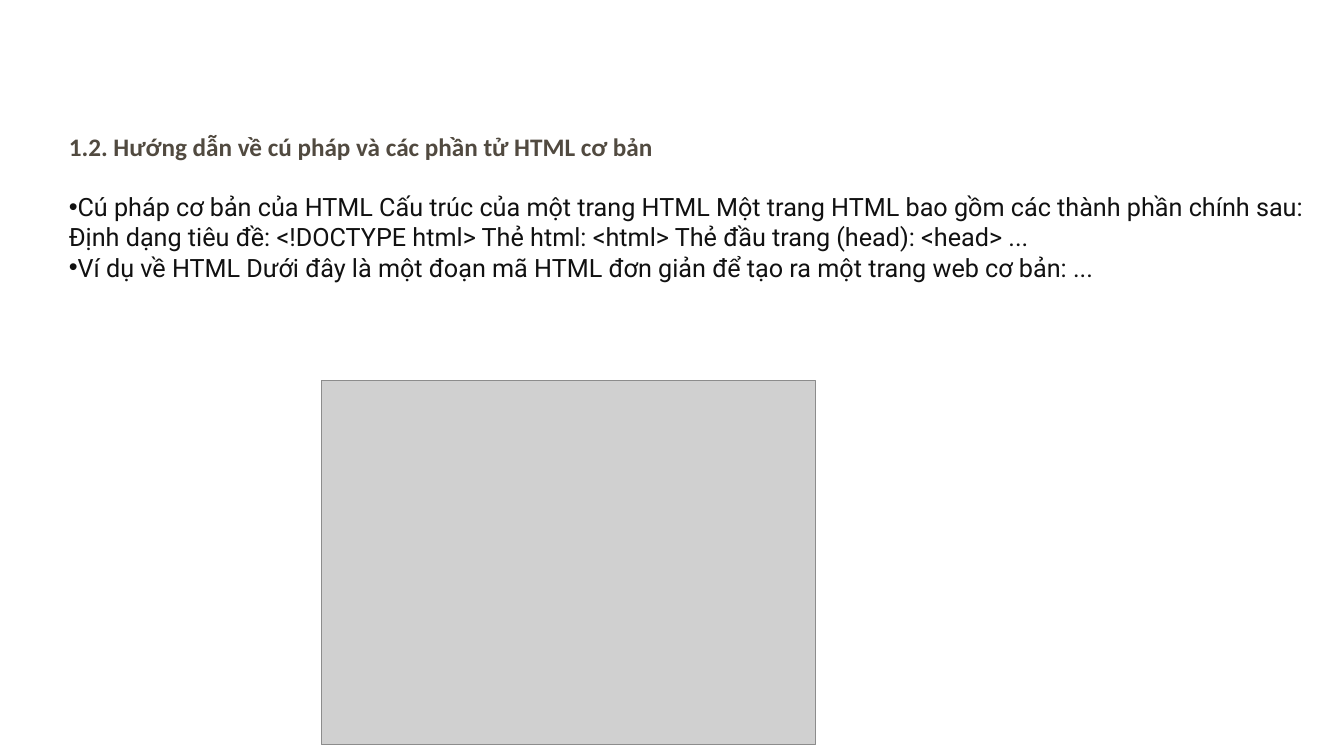
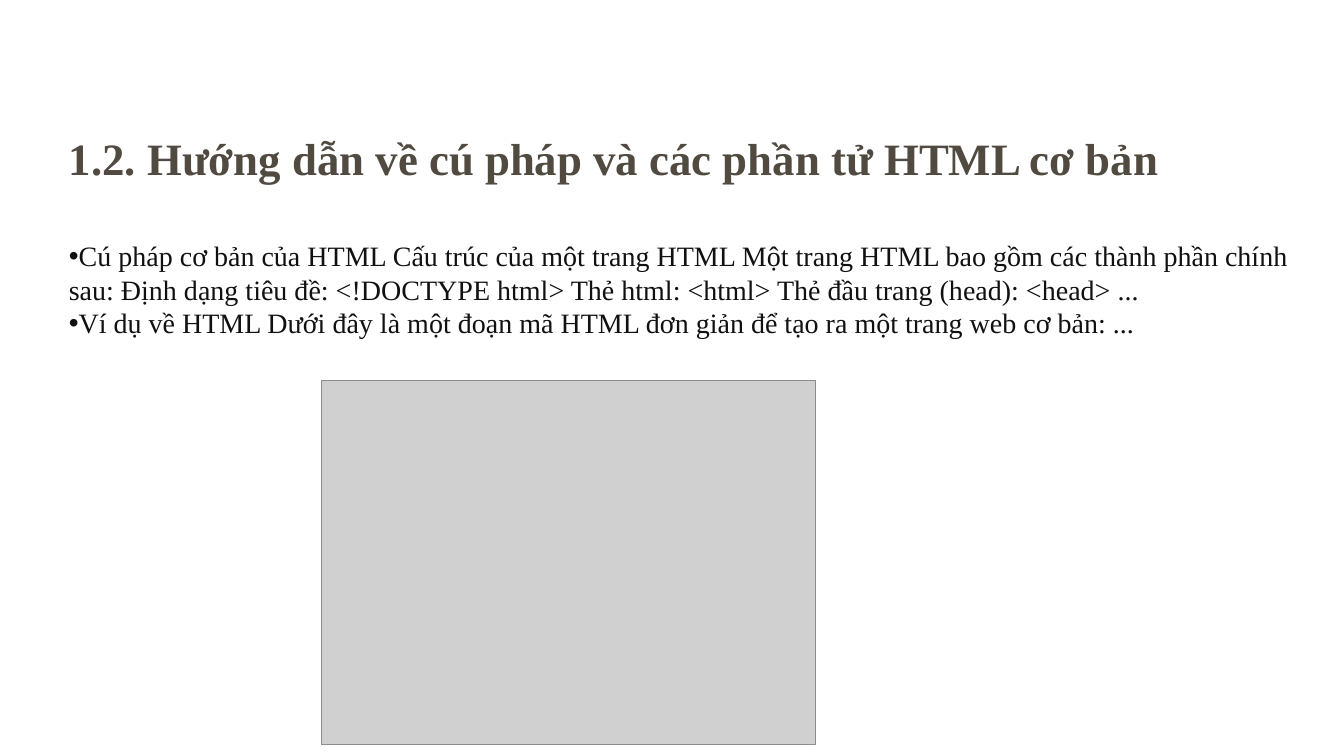
Before and after one commit to HaHung2/webnhom7, a slide deck: slide 5 of NHÓM-7-CÔNG-NGHỆ-WEB.pptx. Drawn at 1344x756 pixels with LibreOffice and Linux fonts; fonts in the diff are those of the drawing; grey boxes stand for pictures; background and template pictures are left out. Boxes give left, top, right and bottom in pixels: in the first picture for what was removed or moved away, otherwise in the second. Text is boxed around its words. In the diff, an @@ line names an element or a change of style, - is before the commit and + after.

```diff
--- a/NHÓM-7-CÔNG-NGHỆ-WEB.pptx
+++ b/NHÓM-7-CÔNG-NGHỆ-WEB.pptx
@@ text "1.2. Hướng dẫn về cú ..." at bbox=[69, 141, 1287, 339]: size 18 to 32 pt, font Calibri to Times New Roman in "1.2. Hướng dẫn về cú pháp và ..."; size 18 to 20 pt, font Roboto to Times New Roman in "Cú pháp cơ bản của HTML Cấu ...", "Ví dụ về HTML Dưới đây là ..." @@
```
Also in this commit, not shown: 8 other slides changed, 1 other file.
